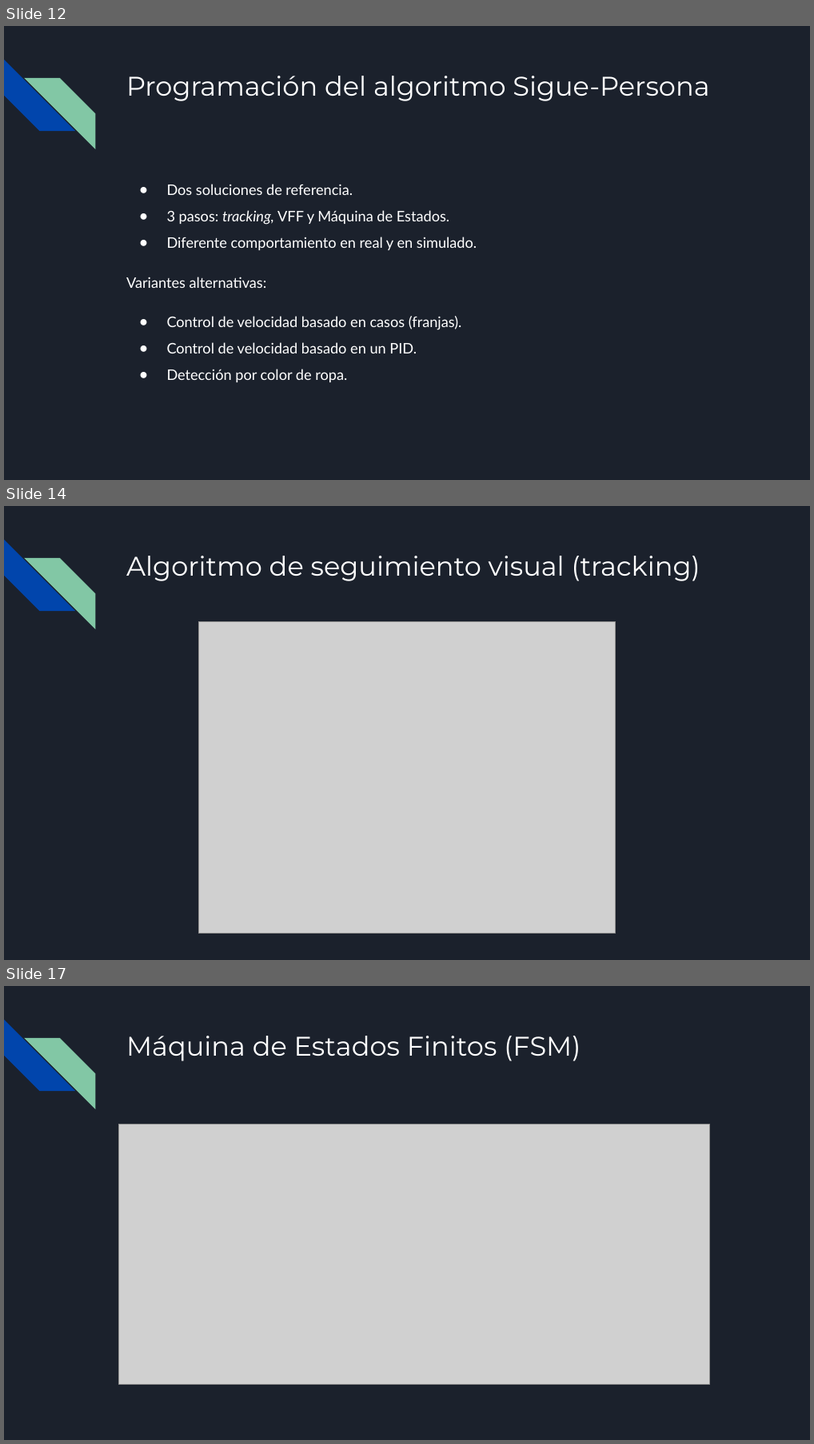
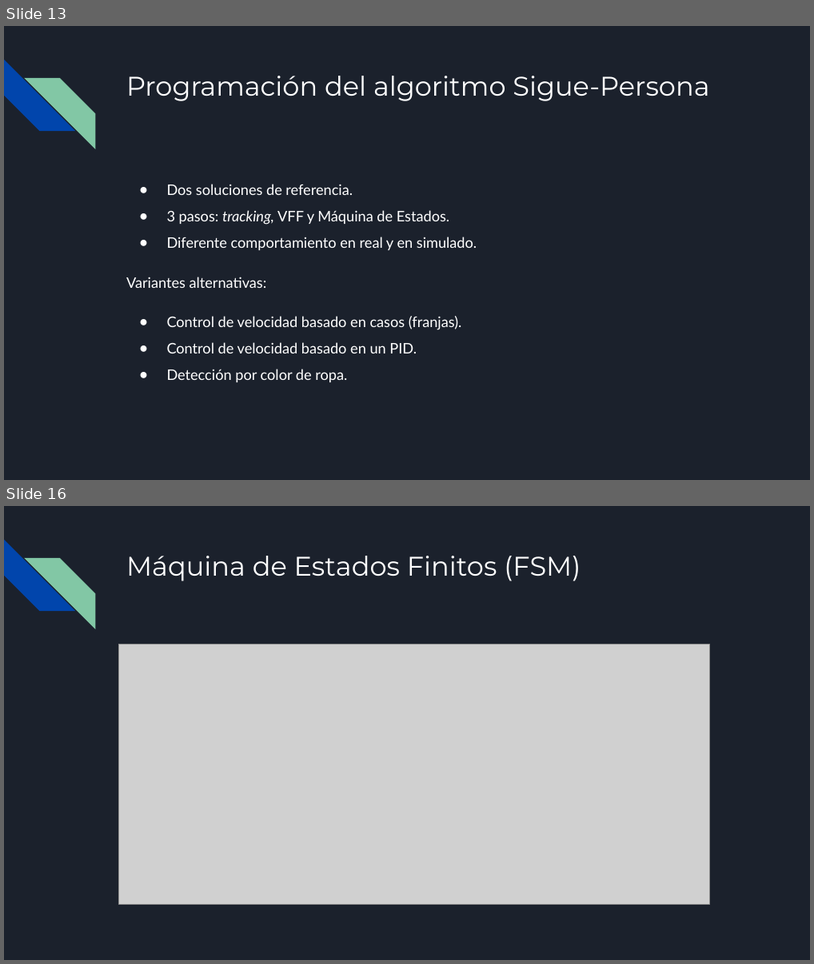
Before and after one commit to RoboticsLabURJC/2021-tfg-carlos-caminero, a slide deck: presentacion/presentacion.pptx. Shown one above the other, each under a label of ours: slides 12, 14 and 17 before the commit, slides 13 and 16 after it; the slides between them are not shown. The pictures are 814x1444 and 814x964 pixels, drawn with LibreOffice and Linux fonts; fonts in the diff are those of the drawing; grey boxes stand for pictures. Boxes give left, top, right and bottom in pixels: in the first picture for what was removed or moved away, otherwise in the second. Text is boxed around its words. In the diff, an @@ line names an element or a change of style, - is before the commit and + after.

```diff
--- a/presentacion/presentacion.pptx
+++ b/presentacion/presentacion.pptx
@@ slide 14 removed at (x1=4, y1=506, x2=810, y2=960), background #1B212C; not listed: 2 template elements that a slide beside it also shows @@
@@ title removed at (x1=126, y1=556, x2=701, y2=581) @@
-Algoritmo de seguimiento visual (tracking)
@@ picture removed at (x1=199, y1=621, x2=615, y2=932) @@
@@ what was slide 12 is now slide 13 @@
@@ what was slide 17 is now slide 16 @@
```
Also in this commit, not shown: 4 slides changed, 1 slide added, 1 other slide removed, 1 other file.
